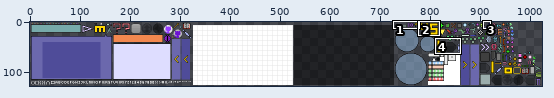
File history of a sprite sheet, android/assets/textures/textures.png. Above, an overview of the earlier version with the close-up marked.
Close-up. First the earlier version:
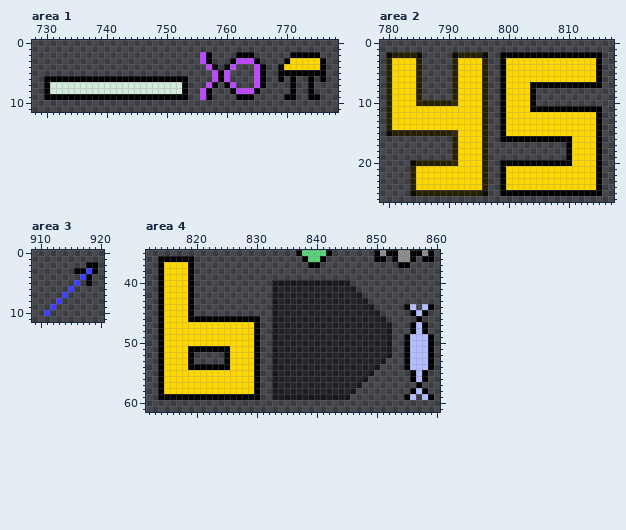
The file is 1024x128 pixels. Pixels under 10% opacity are left out. Colours within 5 levels of each other are drawn and written as one. Shown: area 1: x 728..778, y 0..11; area 2: x 779..817, y 0..26; area 3: x 909..920, y 0..11; area 4: x 812..860, y 35..61. The commit also changed other parts of the picture, which this record leaves out.
The result:
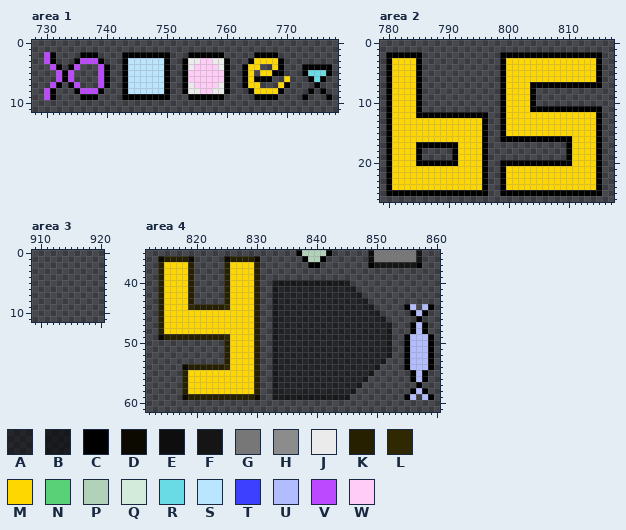
Palette (. is transparent): A #00000079  B #0000009b  C #000000  D #0c0a00  E #0e0e0e  F #151515  G #777777  H #8c8c8c  J #ebebeb  K #262000  L #302800  M #ffd700  N #59d177  P #b1d1b9  Q #d2ebdb  R #69dbe5  S #bae5ff  T #3d40ff  U #b2bdff  V #bc49ff  W #ffccf7
The edit:
Area 1:
y 2: x 730..731 .. -> VC; x 736..738 ... -> CCC; x 743..750 ........ -> CCCCCCCC; x 754..756 ..V -> CCC; x 758..759 .. -> CC; x 762..768 CCC.... -> ...CCCC; x 771..775 CCCCC -> .....
y 3: x 730..731 .. -> VC; x 735..739 ..... -> CVVVC; x 743..750 ........ -> CSSSSSSC; x 753..776 ...VC...CVVVC....CMMMMMC -> CJJWWJJC...CMMMMC.......
y 4: x 731..732 .. -> VC; x 734..735 .. -> CV; x 739..740 .. -> VC; x 743..750 ........ -> CSSSSSSC; x 753..759 ....VC. -> CJWWWWJ; x 761 V -> .; x 763..766 ..VC -> CMM.; x 768 . -> M; x 770..775 MMMMMM -> ...CCC; x 777 . -> C
y 5: x 732..734 ... -> VCV; x 739..740 .. -> VC; x 743..750 ........ -> CSSSSSSC; x 753..760 .....VCV -> CWWWWWWC; x 763..768 ..VC.. -> CM.MMC; x 770..772 CCC -> ...; x 774..777 CCC. -> RRRC
y 6: x 730..732 CCC -> ..V; x 734..739 CCCCCC -> V....V; x 741..742 CC -> ..; x 744..749 CCCCCC -> SSSSSS; x 751..752 CC -> ..; x 754..760 ....VCV -> WWWWWWC; x 763..765 ..V -> CMC; x 767 . -> C; x 769..771 C.C -> .M.; x 775 . -> R
y 7: x 730..752 CQQQQQQQQQQQQQQQQQQQQQQ -> .VC.CV...VC..CSSSSSSC..; x 754..759 ...VC. -> JWWWWJ; x 761 V -> .; x 763..766 ..VC -> CMM.; x 769..771 ..C -> MC.; x 774..775 C. -> .C
y 8: x 730..752 CQQQQQQQQQQQQQQQQQQQQQQ -> VC...CVVVC...CSSSSSSC..; x 754..769 ..VC...CVVVC.... -> JJWWJJC...CMMMMC; x 771 C -> .; x 776 . -> C
y 9: x 730 C -> V; x 732..735 CCCC -> ....; x 739..742 CCCC -> ....; x 751..756 CCC..V -> ...CCC; x 758..759 .. -> CC; x 762..768 CCC.... -> ...CCCC; x 770..771 CC -> ..; x 773..775 .CC -> C..; x 777 . -> C
Area 2:
y 2: x 780..785 DKKKKD -> CCCCCC; x 791..796 DKKKKD -> ......
y 3..9: x 780 K -> C; x 785 K -> C; x 791..796 KMMMMK -> ......
y 10: x 780 K -> C; x 785..796 LKKKKKLMMMMK -> C...........
y 11: x 780 K -> C; x 785..796 MMMMMMMMMMMK -> C...........
y 12: x 780 K -> C; x 785..796 MMMMMMMMMMMK -> CCCCCCCCCCCC
y 13..14: x 780 K -> C; x 796 K -> C
y 15: x 780..791 DKKKKKKKKKKL -> CMMMMMMMMMMM; x 796 K -> C
y 16: x 780..791 ...........K -> CMMMMMMMMMMM; x 796 K -> C
y 17: x 780..791 ...........K -> CMMMMCCCCCCC; x 796 K -> C
y 18..19: x 780..785 ...... -> CMMMMC; x 791 K -> C; x 796 K -> C
y 20: x 780..791 ....DKKKKKKL -> CMMMMCCCCCCC; x 796 K -> C
y 21..24: x 780..784 ....K -> CMMMM; x 796 K -> C
y 25: x 780..796 ....DKKKKKKKKKKKD -> CCCCCCCCCCCCCCCCC
Area 3:
y 2: x 918..919 CC -> ..
y 3: x 916..919 CCTC -> ....
y 4: x 917..918 TC -> ..
y 5: x 916 T -> .; x 918 C -> .
y 6: x 915 T -> .
y 7: x 914 T -> .
y 8: x 913 T -> .
y 9: x 912 T -> .
y 10: x 911 T -> .
Area 4:
y 35: x 838..841 NNNN -> PPPP; x 849..859 .CHCCHHCCHC -> EGGGGGGGF..
y 36: x 814..819 CCCCCC -> DKKKKD; x 825..830 ...... -> DKKKKD; x 839..840 NN -> PP; x 849..859 .CC.CHHC.CC -> EGGGGGGGF..
y 37: x 814 C -> K; x 819 C -> K; x 825..830 ...... -> KMMMMK; x 849..857 .....CC.. -> CFFFFFFFC
y 38..43: x 814 C -> K; x 819 C -> K; x 825..830 ...... -> KMMMMK
y 44: x 814 C -> K; x 819..830 C........... -> LKKKKKLMMMMK
y 45: x 814 C -> K; x 819..830 C........... -> MMMMMMMMMMMK
y 46: x 814 C -> K; x 819..830 CCCCCCCCCCCC -> MMMMMMMMMMMK
y 47..48: x 814 C -> K; x 830 C -> K
y 49: x 814..825 CMMMMMMMMMMM -> DKKKKKKKKKKL; x 830 C -> K
y 50: x 814..825 CMMMMMMMMMMM -> ...........K; x 830 C -> K
y 51: x 814..825 CMMMMCCCCCCC -> ...........K; x 830 C -> K
y 52..53: x 814..819 CMMMMC -> ......; x 825 C -> K; x 830 C -> K
y 54: x 814..825 CMMMMCCCCCCC -> ....DKKKKKKL; x 830 C -> K
y 55..58: x 814..818 CMMMM -> ....K; x 830 C -> K
y 59: x 814..830 CCCCCCCCCCCCCCCCC -> ....DKKKKKKKKKKKD
Changed places in both close-ups, as pixel boxes (x1, y1, x2, y2):
changed: (44, 52, 332, 100)
changed: (386, 52, 488, 196)
erased: (44, 262, 98, 316)
changed: (302, 250, 326, 262)
changed: (368, 250, 434, 268)
changed: (158, 256, 260, 400)
